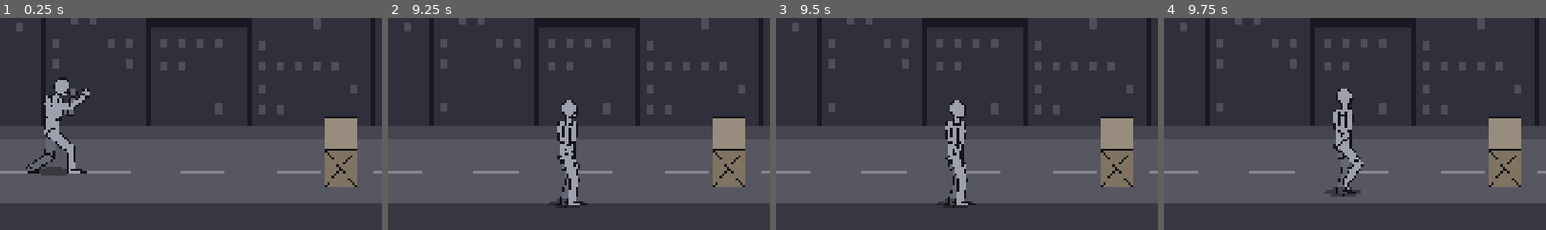
Above: before the commit, frames 1-4 (left to right).
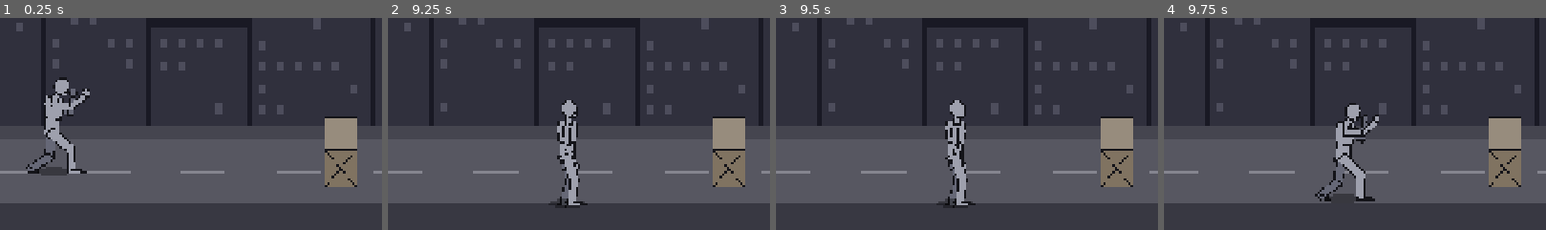
Above: after the commit, the same moments.

Repository: jetomev/cyberbrawling-my-way-to-my-love
Game: Godot game, scene res://scenes/main.tscn
Two runs of this game, one before a commit and one after it. Both use one fixed random seed, a clock stepped at 60 frames per second and the inputs below.
Inputs (mouse positions are % of the whole screen's width and height, from its top left):
- Up to frame 1 (0.25 s): no input
- Up to frame 2 (9.25 s): tap Enter at 0.5 s; move the mouse to (45, 70) at 0.52 s; hold Up (move_up) 0.53-1.25 s; hold D (block) 0.53-1.25 s; click (45, 70) at 0.67 s; tap Space (jump) at 0.77, 1.07, 3.77, 4.07, 5.1, 6.77, 7.07 s; tap B (kick) at 0.8, 6.6 s; drag from (80, 65) to (45, 70) at 1.27 s; move the mouse to (20, 34) at 2.02 s; hold Left (move_left) 2.03-2.75 s; hold W (run) 2.03-2.75 s; tap A (punch) at 2.1, 6.8 s; drag from (55, 49) to (20, 34) at 2.77 s; move the mouse to (35, 24) at 3.52 s; hold Down (move_down) 3.53-4.25 s; tap X (stance) at 3.6, 8.3 s; tap Z (sweep) at 3.8 s; drag from (72, 44) to (35, 24) at 4.27 s; move the mouse to (30, 54) at 5.02 s; hold Up (move_up) 5.03-5.75 s; hold D (block) 5.03-5.75 s; click (30, 54) at 5.17 s; drag from (60, 27) to (30, 54) at 5.77 s; move the mouse to (45, 70) at 6.52 s; hold Right (move_right) 6.53-7.25 s; drag from (80, 65) to (45, 70) at 7.27 s; move the mouse to (20, 34) at 8.02 s; hold Down (move_down) 8.03-8.75 s; hold W (run) 8.03-8.75 s; drag from (55, 49) to (20, 34) at 8.77 s
- Up to frame 3 (9.5 s): no input
- Up to frame 4 (9.75 s): move the mouse to (35, 24) at 9.52 s; hold Up (move_up) from 9.53 s (still down); tap Z (sweep) at 9.6 s; click (35, 24) at 9.67 s
The pictures show only the part of the screen within x 14-64%, y 41-91%; the shares and areas given below are measured in that part.

Frames 1-3 are identical in both runs. In frame 4, 3.1% of the frame differs, in the area x 39-57%, y 33-88%.

Commit message:
Stage 1: the sweep on Z, drawn from the posture sheet
Javier, 2026-11-02 19:28 (through the assistant team): "Z key" for the sweep, its own move. No recorded sweep
exists in the libraries we use (CMU's "sweep" takes are floor sweeping with a broom; the wushu video has none), so
it is drawn from the posture sheet's back sweep: sink low into the bow stance, spin on the front foot with the back
leg straight and low along the street and the hands on or near the floor, finish the circle, rise to guard.

- fighter.gd: Z is a press of its own, outside the combos (it ends any chain); controls.gd reads it.
- moves.gd "sweep": 200 ms wind-up (the biggest of the low moves), for the ankles (0-50 px), knocks down.
- poses.gd: the sweep's keys; "tall" below 0 sinks him onto the one standing leg (-1: a deep squat), which the spin
  needs (on one leg the body otherwise keeps the stance's height).
- demo.gd: a sweep after the block, so every build shows it.
- Guards first (failed before): the demo shows it, Z alone starts it and clears a chain, the sheet's row (sinks 30+
  px, back leg straight and within 40 px of the street, hands within 60 px of the floor mid-spin, a full circle).

Tests: 144 (3251 checks), up from 142 (3143).

Co-Authored-By: Claude Opus 5.5 <noreply@anthropic.com>

Diff:
--- a/game/scripts/present/controls.gd
+++ b/game/scripts/present/controls.gd
@@ -7,7 +7,8 @@
 ## stance; the arrows move (what moves the hero is his call still: MOVE_KEYS is the one place to change it); Space
 ## jump; the old J punch, K kick, L/Shift block still work. Z is the sweep (Javier, 2026-11-02 19:28, through the
 ## assistant team, on where the sweep goes: "Z key"), its own move, built with the punches and kicks from recorded
-## motion; until then Z does nothing (no gamepad button for it yet).
+## motion (no recorded sweep exists in the libraries we use, so it is drawn from the posture sheet). No gamepad button
+## for it yet.
 ## Gamepad: left stick or d-pad moves, X/Square punch, B/Circle kick, A/Cross jump, Y/Triangle or RB block (hold),
 ## LB run (hold), the left stick's click switches stance.
 
@@ -69,6 +70,7 @@
 		"jump": Input.is_action_just_pressed("jump"),
 		"punch": Input.is_action_just_pressed("punch"),
 		"kick": Input.is_action_just_pressed("kick"),
+		"sweep": Input.is_action_just_pressed("sweep"),
 		"block": Input.is_action_pressed("block"),
 		"run": Input.is_action_pressed("run"),
 		"stance": Input.is_action_just_pressed("stance"),
--- a/game/scripts/present/poses.gd
+++ b/game/scripts/present/poses.gd
@@ -32,7 +32,8 @@
 ##   as a hook's forearm does coming across the body; "upper_f" / "upper_b" do the same for the upper arm (an elbow
 ##   out to the side, as on a hook's load). Hits are measured on the same shortened arm.
 ## - "tall" (0 to 1) on one leg, how far he rises onto it: 0 keeps the stance's bend (a front kick's standing knee,
-##   about 40 degrees as recorded), 1 stands on a straight leg (a round kick or side kick, recorded within 8 degrees)
+##   about 40 degrees as recorded), 1 stands on a straight leg (a round kick or side kick, recorded within 8 degrees);
+##   below 0 he sinks onto it (-1: a deep squat on the one leg, as a sweep spins low)
 
 const Moves := preload("res://scripts/sim/moves.gd")
 
@@ -85,6 +86,7 @@
 ## hit the hips are over while the chest is still coming round; it keeps turning through the next 50 ms.
 const SHOULDER_LAG := {"roundhouse": 3}
 const FOOT_LENGTH := 24.0  # ankle to the ball of the foot
+const SQUAT_LEG := 72.0  # hip to ankle in a deep squat on one leg ("tall" -1)
 const TOE_LENGTH := 11.0  # an ankle higher than foot + toes lets the foot point
 
 ## The guard, the fighter's home stance (Javier, 2026-11-02 morning: "posture and movements ... still terrible"; the
@@ -124,7 +126,7 @@
 const FORE_SHORT := 0.4  # a forearm pointing straight at the camera draws at 40% of its length
 ## How far into its start-up a strike is cocked (the wind-up moment). Most cock late (0.7), so the blow reads as a
 ## snap; the swinging ones cock early, so the swing round to the target lasts long enough to be seen.
-const WINDUP_AT := {"hook": 0.4, "roundhouse": 0.45, "spin_kick": 0.6, "knee": 0.34, "side_kick": 0.55, "power_punch": 0.4, "body_kick": 0.5, "front_kick": 0.5}
+const WINDUP_AT := {"hook": 0.4, "roundhouse": 0.45, "spin_kick": 0.6, "knee": 0.34, "side_kick": 0.55, "power_punch": 0.4, "body_kick": 0.5, "front_kick": 0.5, "sweep": 0.35}
 ## Where a covering fist sits: from the middle of the head, forward and a little down, in front of the jaw. Far enough
 ## forward to show past the face: the far hand is drawn behind the head, and at (16, 16) it hid there, so all one saw
 ## of it was its forearm across the chest (the assistant team's third review, 2026-11-02).
@@ -210,6 +212,21 @@
 		["tuck", {"turn": 0.0, "torso": 0.0, "head": 6.0, "hip_turn": 0.0, "hip_y": 0.0,
 			"leg_f_upper": -60.0, "leg_f_lower": 90.0, "leg_b_upper": -40.0, "leg_b_lower": 95.0,
 			"cover_f": 0.0, "cover_b": 0.0, "arm_f_upper": -70.0, "arm_f_lower": -15.0, "arm_b_upper": 75.0, "arm_b_lower": -15.0}]],
+	# Z: the back sweep (the posture sheet; no recorded sweep exists in the libraries we use): sink low into the bow
+	# stance with the hands going down; spin on the front foot, the back leg straight and low along the street, the
+	# hands on or near the floor; the leg comes round to the ankles in front; finish the circle; rise to guard
+	"sweep": [["start", {}],
+		["windup", {"tall": -1.0, "hip_y": 38.0, "step_f": 8.0, "torso": 26.0, "head": -8.0, "cover_f": 0.0, "cover_b": 0.0, "open_f": 1.0, "open_b": 1.0,
+			"arm_f_upper": 30.0, "arm_f_lower": -20.0, "arm_b_upper": 20.0, "arm_b_lower": -20.0}],
+		["sweep", {"spin": 180.0, "pivot_f": 180.0, "tall": -1.0, "hip_y": 38.0, "torso": 34.0, "head": -10.0, "cover_f": 0.0, "cover_b": 0.0, "open_f": 1.0, "open_b": 1.0,
+			"arm_f_upper": 20.0, "arm_f_lower": -10.0, "arm_b_upper": 10.0, "arm_b_lower": -10.0, "leg_b_upper": -68.0, "leg_b_lower": 0.0}],
+		["active", {"spin": 330.0, "pivot_f": 330.0, "tall": -1.0, "hip_y": 38.0, "torso": 28.0, "head": -6.0, "cover_f": 0.0, "cover_b": 0.0, "open_f": 1.0, "open_b": 1.0,
+			"arm_f_upper": 20.0, "arm_f_lower": -10.0, "arm_b_upper": 10.0, "arm_b_lower": -10.0, "leg_b_upper": -68.0, "leg_b_lower": 0.0}],
+		["active_end", {"spin": 360.0, "pivot_f": 360.0, "tall": -1.0, "hip_y": 38.0, "torso": 24.0, "head": -4.0, "cover_f": 0.0, "cover_b": 0.0, "open_f": 1.0, "open_b": 1.0,
+			"arm_f_upper": 20.0, "arm_f_lower": -10.0, "arm_b_upper": 10.0, "arm_b_lower": -10.0, "leg_b_upper": -66.0, "leg_b_lower": 0.0}],
+		["follow", {"spin": 360.0, "pivot_f": 360.0, "tall": -0.5, "torso": 14.0, "cover_f": 0.0, "cover_b": 0.0,
+			"arm_f_upper": 30.0, "arm_f_lower": -40.0, "arm_b_upper": 20.0, "arm_b_lower": -40.0, "leg_b_upper": -60.0, "leg_b_lower": 90.0}],
+		["end", {"spin": 360.0, "pivot_f": 360.0}]],
 	"climb": [["start", {"cover_f": 0.0, "cover_b": 0.0, "open_f": 1.0, "open_b": 1.0, "hand_f": -30.0, "hand_b": -30.0, "arm_f_upper": -165.0, "arm_f_lower": 0.0, "arm_b_upper": -150.0, "arm_b_lower": 0.0,
 			"leg_f_upper": -20.0, "leg_f_lower": 30.0, "hip_y": 0.0}],
 		["climb_mid", {"cover_f": 0.0, "cover_b": 0.0, "open_f": 1.0, "open_b": 1.0, "hand_f": 60.0, "hand_b": 60.0, "arm_f_upper": -60.0, "arm_f_lower": -30.0, "arm_b_upper": -40.0, "arm_b_lower": -30.0,
@@ -711,7 +728,9 @@
 		var to: Vector2 = (anchors[side] as Vector2) - (_end("hip", out)[0] as Vector2)
 		var full: float = BONES["leg_%s_upper" % side][3] + BONES["leg_%s_lower" % side][3] - 1.0
 		# (a two-bone leg bends fast as it shortens: tall goes to the solver's own limit, half a px short, never locked)
-		var want: float = lerpf(minf((STANCE[side] as Vector2).length(), full), full + 0.5, clampf(pose.get("tall", 0.0), 0.0, 1.0))
+		var stance_len: float = minf((STANCE[side] as Vector2).length(), full)
+		var tall: float = clampf(pose.get("tall", 0.0), -1.0, 1.0)
+		var want: float = lerpf(stance_len, full + 0.5, tall) if tall >= 0.0 else lerpf(stance_len, SQUAT_LEG, -tall)
 		if absf(to.x) < want:
 			out["hip_y"] += to.y - sqrt(want * want - to.x * to.x)
 	# a rising heel ("rise_"). On one leg (no flat foot left) the whole body goes up onto its toes. Otherwise the leg
--- a/game/scripts/sim/demo.gd
+++ b/game/scripts/sim/demo.gd
@@ -5,7 +5,7 @@
 ## The route on the grey street (street_world.grey_street): smash the first crate with two kicks, walk on, climb the
 ## car, walk across its roof and flying-kick off the end, step down the street and jump the second crate, then the
 ## combos (moves.gd): jab-cross-power punch, jab-cross-push kick, low kick-body kick-side kick, jab-knee-uppercut, low kick-elbow-roundhouse, and a
-## hammer fist from a jump, a block; then the walk stance: switching to it, an everyday walk, a run, and back.
+## hammer fist from a jump, a block, the sweep (Z); then the walk stance: switching to it, an everyday walk, a run, and back.
 const STEPS := [
 	[30, {}],
 	[150, {"mx": 1.0}],
@@ -25,6 +25,7 @@
 	[1, {"kick": true}], [12, {}], [1, {"punch": true}], [9, {}], [1, {"kick": true}], [50, {}],
 	[1, {"jump": true}], [6, {}], [1, {"punch": true}], [50, {}],
 	[40, {"block": true}], [1, {"block": true, "punch": true}], [40, {}],
+	[1, {"sweep": true}], [75, {}],
 	# then X to the walk stance, an everyday walk, a run (W held), and X back to the fight stance
 	[1, {"stance": true}], [16, {}], [66, {"mx": 1.0}], [22, {"mx": 1.0, "run": true}], [12, {}],
 	[1, {"stance": true}], [20, {}],
--- a/game/scripts/sim/fighter.gd
+++ b/game/scripts/sim/fighter.gd
@@ -3,8 +3,8 @@
 ## the same result, so tests and the bot can drive it bare. The hero uses it now; enemies will too.
 ##
 ## Space: x runs along the street, z is the depth of the street (0 = far edge), y is height above the street.
-## An input is a Dictionary: {mx: -1..1, mz: -1..1, jump, punch, kick, block, run, stance: bool}; jump, punch, kick
-## and stance are "pressed this tick"; block and run are "held" (D-19: hold to guard; its first moments are a perfect
+## An input is a Dictionary: {mx: -1..1, mz: -1..1, jump, punch, kick, sweep, block, run, stance: bool}; jump, punch,
+## kick, sweep and stance are "pressed this tick"; block and run are "held" (D-19: hold to guard; its first moments are a perfect
 ## block). Two stances (Javier, 2026-11-02 18:48: "W for running, X to swtich stance (fight/walk)"): the fight stance
 ## (guard "idle", the shuffle "walk") and the walk stance (relaxed "stand", the everyday walk "stroll"); X switches
 ## between them through a short "to_walk" / "to_fight"; running ("run" held: alone, the way he faces; with an arrow, that way) works from either and
@@ -57,7 +57,7 @@
 	var mx: float = clampf(inp.get("mx", 0.0), -1.0, 1.0)
 	var mz: float = clampf(inp.get("mz", 0.0), -1.0, 1.0)
 	clock += 1
-	for b in ["jump", "punch", "kick"]:
+	for b in ["jump", "punch", "kick", "sweep"]:
 		if inp.get(b, false):
 			# during a blow, a press is kept until the blow ends, so a rhythm of presses chains a combo; a press
 			# hard on the heels of the last one (a bounced or doubled tap) is dropped, so it can't fire twice
@@ -241,6 +241,13 @@
 			vy = Tuning.takeoff_speed(tune)
 			vx = mx * tune["jump_speed"]
 			_enter("jump")
+	elif action == "sweep":
+		# its own move on Z (Javier, 2026-11-02 19:28), outside the combos: it ends any chain
+		vx = 0.0
+		attack_serial += 1
+		chain = ""
+		chain_left = 0
+		_enter("sweep")
 	else:
 		vx = 0.0
 		attack_serial += 1
--- a/game/scripts/sim/moves.gd
+++ b/game/scripts/sim/moves.gd
@@ -49,6 +49,11 @@
 		"effect": "", "limb": "arm_f_upper"},
 	"roundhouse": {"startup": 9, "active": 5, "recovery": 16, "reach": 128.0, "low": 100.0, "high": 230.0, "damage": 3,
 		"effect": "stagger", "limb": "foot_b"},
+	# Z: the back sweep (Javier, 2026-11-02 19:28: "Z key"), its own move outside the combos; the posture sheet's: sink
+	# low, spin on the front foot with the back leg straight along the street, hands near the floor; the biggest
+	# wind-up of the low moves. No recorded sweep exists in the libraries we use: drawn from the sheet.
+	"sweep": {"startup": 12, "active": 6, "recovery": 20, "reach": 120.0, "low": 0.0, "high": 50.0, "damage": 2,
+		"effect": "knockdown", "limb": "foot_b"},
 	# in the air: one per jump
 	"air_kick": {"low": 30.0, "high": 170.0, "damage": 3, "effect": "", "limb": "foot_f"},
 	"hammer_fist": {"startup": 4, "active": 8, "recovery": 0, "reach": 70.0, "low": 20.0, "high": 160.0, "damage": 2,
--- a/game/tests/test_hero_view.gd
+++ b/game/tests/test_hero_view.gd
@@ -114,7 +114,7 @@
 		seen[f.state] = true
 		if f.x > 2724.0 and f.y == 0.0 and f.state != "climb":
 			past_crate_two_on_ground = true
-	for s in STATES + ["cross", "power_punch", "push_kick", "body_kick", "side_kick", "knee", "uppercut", "elbow", "roundhouse", "hammer_fist"]:
+	for s in STATES + ["cross", "power_punch", "push_kick", "body_kick", "side_kick", "knee", "uppercut", "elbow", "roundhouse", "hammer_fist", "sweep"]:
 		check(seen.has(s), "the demo shows %s" % s)
 	check(w.objects[0]["broken"], "it smashes the first crate")
 	check(not w.objects[2]["broken"] and past_crate_two_on_ground, "it jumps the second crate")
--- a/game/tests/test_sheet.gd
+++ b/game/tests/test_sheet.gd
@@ -315,3 +315,27 @@
 		check(absf(sin(deg_to_rad(fore))) <= sin(deg_to_rad(15.0)), "elbow@%d (+%d ms): the forearm level (%.0f degrees from level)" % [tick, (tick - hit) * 50 / 3, rad_to_deg(asin(absf(sin(deg_to_rad(fore)))))])
 		var point: Vector2 = Poses._end("arm_f_upper", b)[0]
 		check(absf(point.y - mid("head", b).y) <= 24.0, "elbow@%d: at head height (%.0f px from the head's middle)" % [tick, point.y - mid("head", b).y])
+
+
+func test_the_sweep() -> void:
+	# the posture sheet's back sweep (no recorded sweep exists in the libraries we use; drawn from the sheet): sink low
+	# into the bow stance; spin on the front foot, the back leg straight and low, hands on or near the floor; finish the
+	# circle; rise to guard. The biggest wind-up of the low moves.
+	var t := Tuning.fresh()
+	var d := Moves.data("sweep", t)
+	check(d["startup"] >= 2 * Moves.data("kick", t)["startup"], "the biggest wind-up of the low moves (%d frames)" % d["startup"])
+	check(d["high"] <= 60.0, "it goes for the ankles (up to %.0f px)" % d["high"])
+	var g := Poses.bake(Poses.angles("idle", 0, t), true)
+	var w := at("sweep", "windup", t)
+	var sink: float = (Poses._end("hip", w)[0] as Vector2).y - (Poses._end("hip", g)[0] as Vector2).y
+	check(sink >= 30.0, "it sinks low first (%.0f px)" % sink)
+	var hit := at("sweep", "active", t)
+	check(absf(hit["leg_b_lower"]) <= 15.0, "the back leg straight (%.0f)" % absf(hit["leg_b_lower"]))
+	var street: float = (Poses._end("leg_f_lower", hit)[0] as Vector2).y
+	var foot: Vector2 = Poses._end("leg_b_lower", hit)[0]
+	check(street - foot.y <= 40.0, "and low, along the street (%.0f px up)" % (street - foot.y))
+	for side in ["f", "b"]:
+		var hand: Vector2 = Poses._end("hand_" + side, Poses.bake(Poses.angles("sweep", Poses.moment("sweep", "sweep", t), t), true))[0]
+		check(street - hand.y <= 60.0, "mid-spin the %s hand on or near the floor (%.0f px up)" % [side, street - hand.y])
+	check(fmod(Poses.angles("sweep", Moves.length("sweep", t) - 1, t)["spin"], 360.0) == 0.0, "it finishes the circle")
+	check(Poses.angles("sweep", Poses.moment("sweep", "sweep", t), t)["spin"] >= 120.0, "spinning round on the front foot")
--- a/game/tests/test_walking.gd
+++ b/game/tests/test_walking.gd
@@ -145,3 +145,17 @@
 	check(g.x < x2 - 40.0, "and W alone keeps running the new way (%.0f px)" % (g.x - x2))
 	run_for(g, 10, {})
 	check(g.state != "run", "letting go of W stops the run")
+
+
+func test_z_sweeps() -> void:
+	# Javier, 2026-11-02 19:28 (through the assistant team): "Z key" for the sweep, its own move, outside the combos
+	var f = Fighter.new()
+	f.step({"punch": true})
+	run_for(f, 12)
+	eq(f.chain, "P", "a jab starts a chain")
+	f.step({"sweep": true})
+	run_for(f, 2)
+	eq(f.state, "sweep", "Z: the sweep")
+	eq(f.chain, "", "it is no link of a chain (a P after it opens a new one)")
+	run_for(f, 90)
+	eq(f.state, "idle", "and he rises back to his guard")
